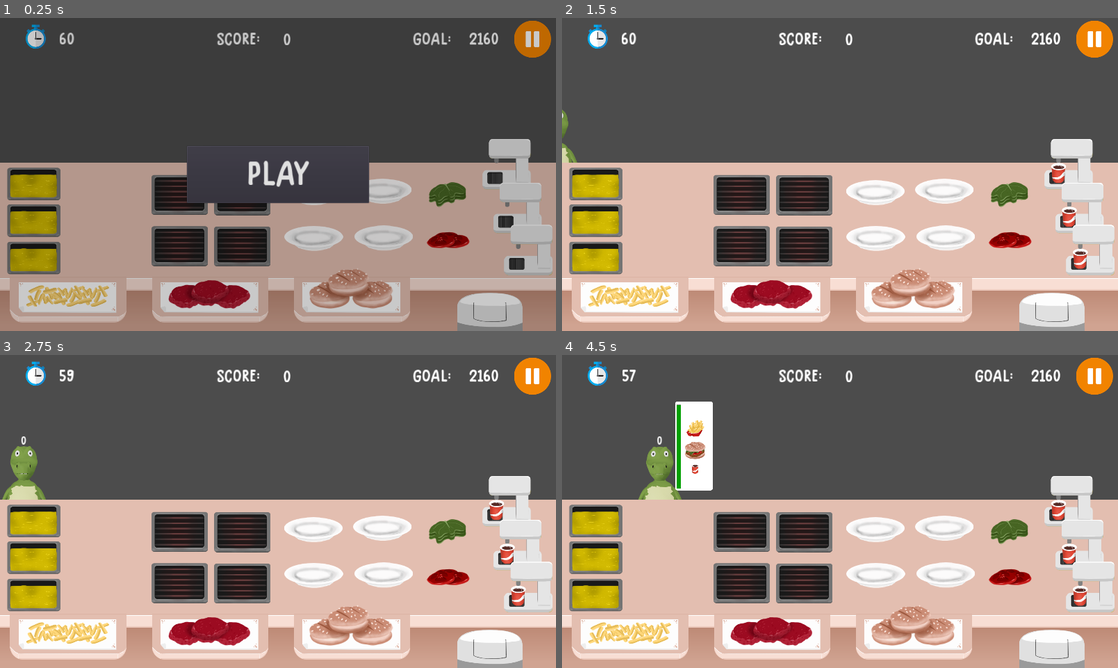
Above: before the commit, frames 1-4 (two rows, left to right).
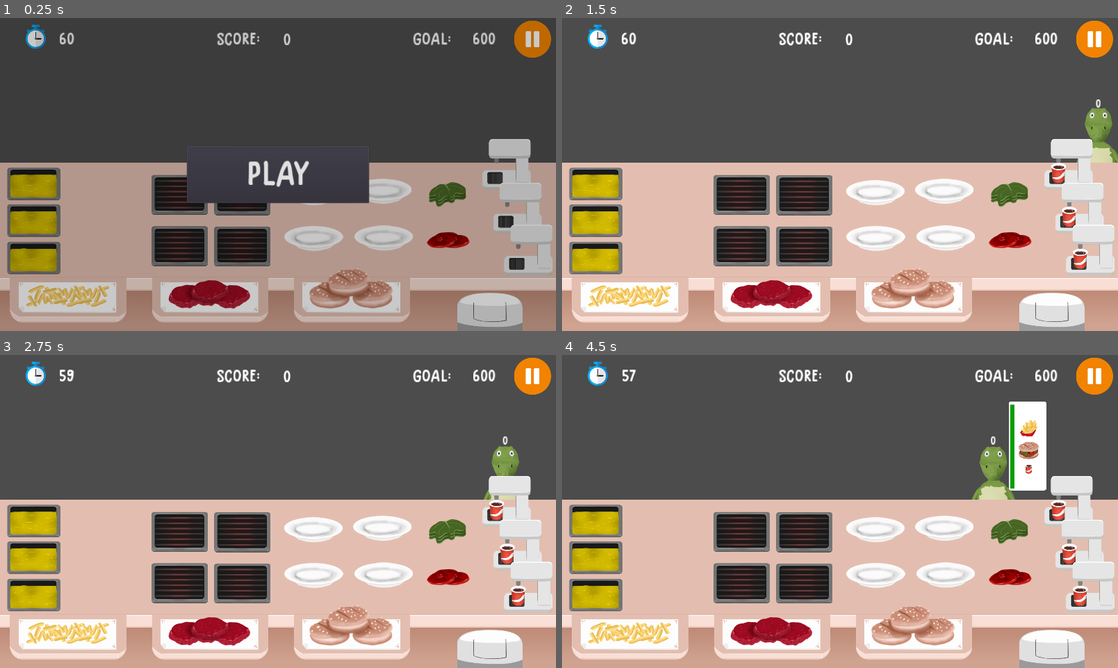
Above: after the commit, the same moments.

Repository: samuelpedrajas/MyVeganRestaurant
Game: Godot game, scene res://Scenes/Kitchen.tscn
Same seed, same stepped clock (60 frames per second), same inputs: the game is played once before the commit and once after it.
Inputs (mouse positions are in pixels of both pictures, inside the frame that each line leads up to):
- Up to frame 1 (0.25 s): no input
- Up to frame 2 (1.5 s): click "PLAY" at 0.5 s; click (1095, 39) at 1.25 s
- Up to frame 3 (2.75 s): tap Enter at 2 s
- Up to frame 4 (4.5 s): no input

The runs differ from the first frame. In frame 1, 0.2% of the frame differs, in the area x 84-90%, y 4-9%; in frame 2, 1.0%; in frame 3, 1.4%; in frame 4, 5.6%, in the area x 13-90%, y 4-47%.

Commit message:
double tap

Diff:
--- a/Scenes/Dishes/FastFood/BurgerBread.tscn
+++ b/Scenes/Dishes/FastFood/BurgerBread.tscn
@@ -10,6 +10,7 @@
 discard_price = 10
 ingredients = [ "BurgerBread" ]
 v_limits = Vector2( -70, 34.5 )
+throwable = false
 
 [node name="Sprites" type="Node2D" parent="."]
 
--- a/Scenes/Dishes/FastFood/Cola.tscn
+++ b/Scenes/Dishes/FastFood/Cola.tscn
@@ -6,10 +6,10 @@
 [node name="Cola" type="Node2D"]
 script = ExtResource( 1 )
 reference = "Cola"
-profit = 50
 discard_price = 10
 deliverable = true
 v_limits = Vector2( -67, 3 )
+throwable = false
 
 [node name="Sprites" type="Node2D" parent="."]
 
--- a/Scenes/Dishes/FastFood/Fries.tscn
+++ b/Scenes/Dishes/FastFood/Fries.tscn
@@ -6,11 +6,11 @@
 [node name="Fries" type="Node2D"]
 script = ExtResource( 1 )
 reference = "Fries"
-profit = 50
 discard_price = 10
 ingredients = [ "CookedFries" ]
 deliverable = true
 v_limits = Vector2( -89, 25 )
+throwable = false
 
 [node name="Sprites" type="Node2D" parent="."]
 
--- a/Scenes/Dishes/FastFood/SimpleBurger.tscn
+++ b/Scenes/Dishes/FastFood/SimpleBurger.tscn
@@ -8,11 +8,11 @@
 [node name="SimpleBurger" type="Node2D"]
 script = ExtResource( 1 )
 reference = "SimpleBurger"
-profit = 100
 discard_price = 30
 ingredients = [ "BurgerBread", "CookedBurger" ]
 deliverable = true
 v_limits = Vector2( -84, 34.5 )
+throwable = false
 
 [node name="Sprites" type="Node2D" parent="."]
 
--- a/Scenes/Plate.tscn
+++ b/Scenes/Plate.tscn
@@ -19,6 +19,11 @@
 margin_top = -67.0
 margin_right = 116.0
 margin_bottom = 63.0
+
+[node name="DoubleClick" type="Timer" parent="."]
+one_shot = true
 [connection signal="pressed" from="ClickableArea" to="." method="_on_ClickableArea_pressed"]
+[connection signal="ready" from="DoubleClick" to="." method="_on_DoubleClick_ready"]
+[connection signal="timeout" from="DoubleClick" to="." method="_on_DoubleClick_timeout"]
 
 [editable path="ClickableArea"]
--- a/Scenes/Platform.tscn
+++ b/Scenes/Platform.tscn
@@ -5,6 +5,7 @@
 
 [node name="Platform" type="Node2D"]
 script = ExtResource( 1 )
+is_platform = true
 
 [node name="Placeholder" type="Node2D" parent="."]
 position = Vector2( 0, 14 )
--- a/Scripts/ClientArea.gd
+++ b/Scripts/ClientArea.gd
@@ -15,7 +15,7 @@
 
 export(float) var max_time = 60
 export(float) var max_arrival_time = 3.0
-export(float) var average_time_for_client = 3.0
+export(float) var average_time_for_client = 10.0
 export(float) var average_reward_for_client = 120.0
 export(Array) var category_probabilities = [0.5, 0.8, 0.5]
 export(int) var max_orders = 4
@@ -23,9 +23,9 @@
 export(float) var seconds_gained_on_delivery = 3.0 * average_time_for_client
 export(float) var patience = 10.0 * average_time_for_client
 export(float) var base_variability = 0.5
-export(float) var added_variability = 2.0
-export(float) var added_variability_percentage = 0.2 #  0.4
-export(Array) var maximums = [0.5]  # [0.8]
+export(float) var added_variability = 0.0
+export(float) var added_variability_percentage = 0.8 #  0.4
+export(Array) var maximums = [0.7]  # [0.8]
 export(Array) var minimums = [0.1]  # [0.2]
 
 export(Dictionary) var prices = {
--- a/Scripts/Dish.gd
+++ b/Scripts/Dish.gd
@@ -6,6 +6,7 @@
 export(Array) var ingredients
 export(bool) var deliverable
 export(Vector2) var v_limits
+export(bool) var throwable = true
 
 var client
 var client_dish
--- a/Scripts/Ingredient.gd
+++ b/Scripts/Ingredient.gd
@@ -4,6 +4,7 @@
 var level = 0
 
 export(int) var discard_price = 0
+export(bool) var throwable = true
 
 
 func get_reference():
--- a/Scripts/Kitchen.gd
+++ b/Scripts/Kitchen.gd
@@ -54,6 +54,14 @@
 	return clients
 
 
+func is_useless(dish):
+	var clients = get_tree().get_nodes_in_group("Client")
+	for client in clients:
+		if client.accepts_dish(dish):
+			return false
+	return true
+
+
 func _select_plate(item):
 	var menu = $Menu
 
@@ -73,7 +81,7 @@
 			if _plate.dish != null and _plate != plate:
 				escenario.append(_plate.dish)
 
-		var useless = true
+		var useless = is_useless(new_dish)
 		for client in clients:
 			if client.accepts_dish(new_dish):
 				useless = false
@@ -152,6 +160,17 @@
 	)
 
 
+func throw_to_bin(item, origin):
+	if not item.throwable:
+		print("This item is not throwable")
+		return
+
+	print("%s points losed" % item.discard_price)
+	substract_score(item.discard_price)
+	origin.drop_item()
+	$Main/Bin.throw_item(item)
+
+
 func use_item(item, origin):
 	print("Using item: %s" % [item.get_reference()])
 	var destination_name = item.get_destination()
@@ -166,10 +185,7 @@
 	elif destination_name == "Platform":
 		send_to_platform(item, origin)
 	elif destination_name == "Bin":
-		print("%s points losed" % item.discard_price)
-		substract_score(item.discard_price)
-		origin.drop_item()
-		$Main/Bin.throw_item(item)
+		throw_to_bin(item, origin)
 	else:
 		send_to_destination(item, origin)
 
--- a/Scripts/Plate.gd
+++ b/Scripts/Plate.gd
@@ -2,8 +2,11 @@
 
 
 export(NodePath) onready var kitchen = get_node(kitchen)
+export(bool) var is_platform = false
 
 var dish = null
+var double_click_threshold = 0.5
+var double_click = false
 
 
 func add_dish(_dish):
@@ -27,5 +30,25 @@
 
 
 func _on_ClickableArea_pressed():
-	if dish != null:
+	if dish == null:
+		pass
+	elif double_click:
+		kitchen.throw_to_bin(dish, self)
+		double_click = false
+	elif is_platform:
 		kitchen.deliver(dish, self)
+	else:
+		var useless = kitchen.is_useless(dish)
+		if useless and dish.throwable:
+			double_click = true
+			$DoubleClick.start()
+		else:
+			kitchen.deliver(dish, self)
+
+
+func _on_DoubleClick_timeout():
+	double_click = false
+
+
+func _on_DoubleClick_ready():
+	$DoubleClick.set_wait_time(double_click_threshold)
